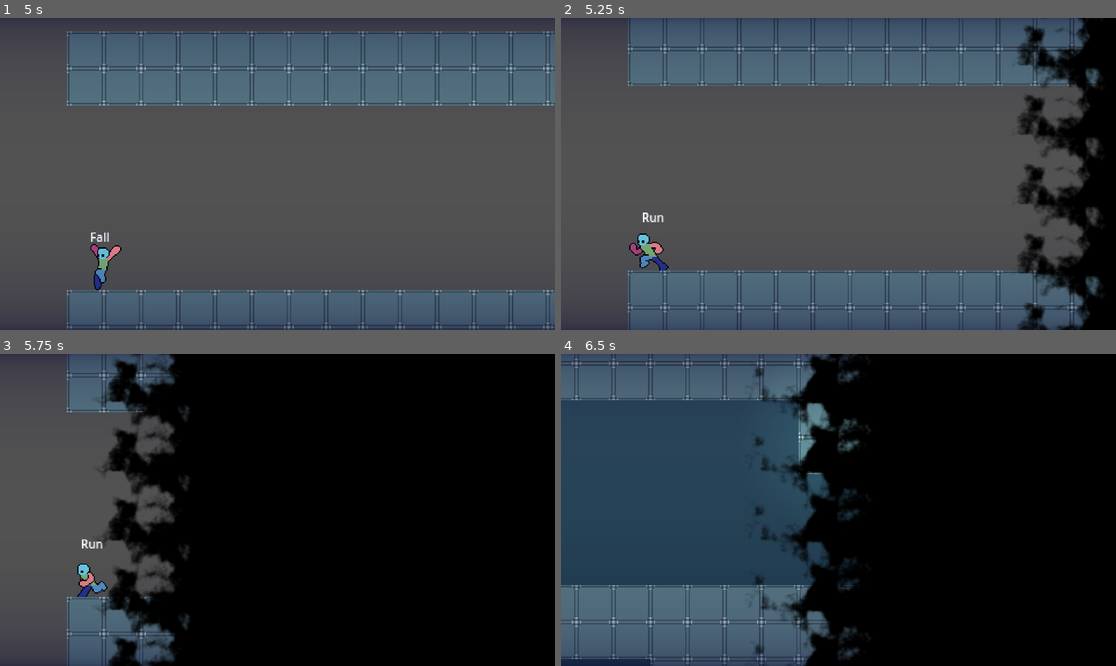
Above: before the commit, frames 1-4 (two rows, left to right).
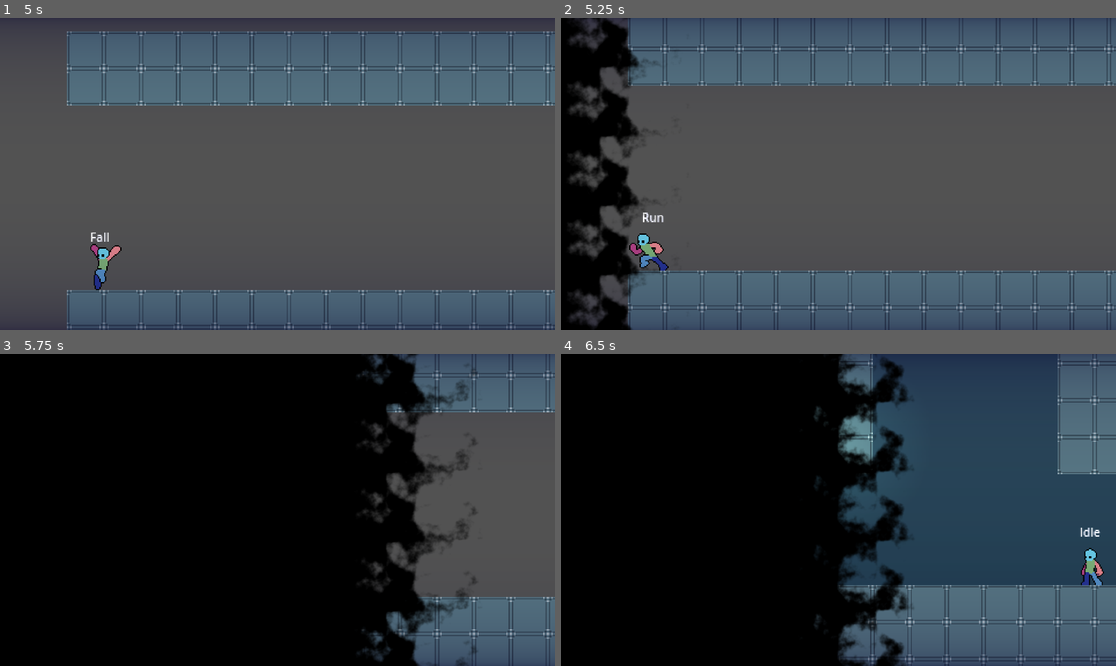
Above: after the commit, the same moments.

Repository: TianJunShi1/harry-forge
Game: Godot game, scene res://main.tscn
Two runs of this game, one before a commit and one after it. Both use one fixed random seed, a clock stepped at 60 frames per second and the inputs below.
Inputs (mouse positions are in pixels of both pictures, inside the frame that each line leads up to):
- Up to frame 1 (5 s): move the mouse to (399, 158) at 0.52 s; hold D (right) 0.53-2.03 s; tap E (action) at 0.6, 2.1, 3.6 s; tap Space (jump) at 0.77, 1.52, 3.02, 3.77, 4.52 s; move the mouse to (166, 189) at 1.27 s; tap Shift (run) at 1.35, 2.85, 4.35 s; move the mouse to (333, 105) at 2.02 s; hold A (left) 2.03-2.78 s; move the mouse to (249, 236) at 2.77 s; hold D (right) 2.78-4.28 s; move the mouse to (444, 220) at 3.52 s; move the mouse to (111, 127) at 4.27 s; hold A (left) from 4.28 s (still down)
- Up to frame 2 (5.25 s): move the mouse to (866, 174) at 5.02 s; release A (left) at 5.03 s; hold D (right) from 5.03 s (still down); tap E (action) at 5.1 s
- Up to frame 3 (5.75 s): keep holding D (right)
- Up to frame 4 (6.5 s): move the mouse to (755, 432) at 5.77 s; release D (right) at 5.78 s; hold A (left) from 5.78 s (still down); tap Shift (run) at 5.85 s; tap Space (jump) at 6.02 s

Frame 1 is identical in both runs. In frame 2, 22% of the frame differs, in the area x 0-100%, y 0-100%; in frame 3, 53%; in frame 4, 91%.

Commit message:
feat: LevelTransition 改为从玩家速度自动检测转场方向
手动设置 export 无法适配双向触发器（场景1→2 和 2→1 共用同一默认值），
导致返回时方向错误。改为在 _on_body_entered 时读取 player.velocity
推断运动方向，遮罩始终从玩家来向压来。
保留 override_direction 开关供剧情序列等特殊场景手动指定。

https://claude.ai/code/session_01Nep7k7bm9abyPcpCngC5Ws

Diff:
--- a/general/scripts/level_transition.gd
+++ b/general/scripts/level_transition.gd
@@ -13,7 +13,9 @@
 @export var target_spawn_id: StringName = &"default"
 ## 设为 true 可在 grace 期内也触发（默认 false，防止落点反弹）
 @export var ignore_grace: bool = false
-## 玩家进入方向：右/左/下/上。遮罩从该方向压来覆盖画面（与移动方向相同侧入场）。
+## 转场方向覆盖：勾选后使用下方手动方向，否则从玩家速度自动检测。
+@export var override_direction: bool = false
+## 仅在 override_direction=true 时生效，玩家进入方向（遮罩从同侧压来）。
 @export_enum("右", "左", "下", "上") var transition_direction: int = 0
 
 
@@ -41,7 +43,22 @@
 	if packed == null:
 		push_error("LevelTransition '%s'：无法加载场景 '%s'。" % [name, target_level_path])
 		return
-	# 玩家向右移动时遮罩应从右侧压来（从右到左），其余方向同理；
-	# export 存的是玩家运动方向，shader direction 存的是擦除起始侧，两者轴相同但需对调。
+	var dir := _resolve_direction(body as Player)
+	LevelManager.transition_to(packed, target_spawn_id, dir)
+
+
+## 根据玩家速度自动推断 shader 擦除方向（遮罩从运动来向压来）。
+## override_direction=true 时改用手动设置。
+func _resolve_direction(player: Player) -> int:
+	var move_dir: int
+	if override_direction:
+		move_dir = transition_direction
+	else:
+		var vel := player.velocity
+		if abs(vel.x) >= abs(vel.y):
+			move_dir = 0 if vel.x >= 0.0 else 1  # 右 or 左
+		else:
+			move_dir = 2 if vel.y >= 0.0 else 3  # 下 or 上
+	# 玩家向右 → 遮罩从右侧压来（shader direction 1=从右到左），其余同理。
 	const DIR_FLIP: Array[int] = [1, 0, 3, 2]
-	LevelManager.transition_to(packed, target_spawn_id, DIR_FLIP[transition_direction])
+	return DIR_FLIP[move_dir]
